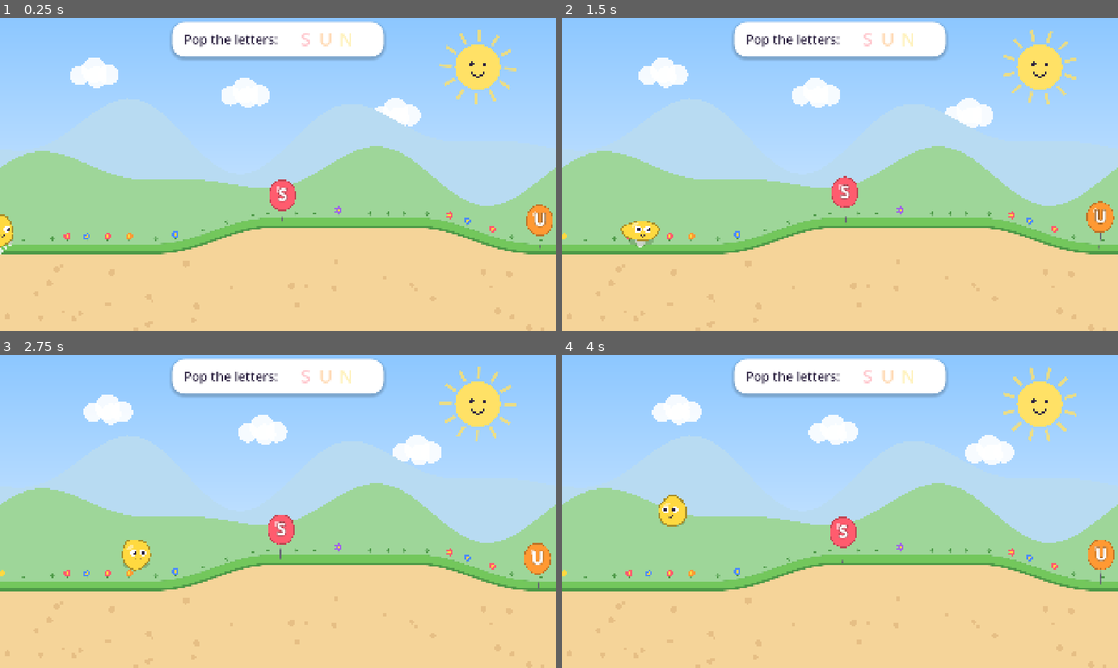
Above: before the commit, frames 1-4 (two rows, left to right).
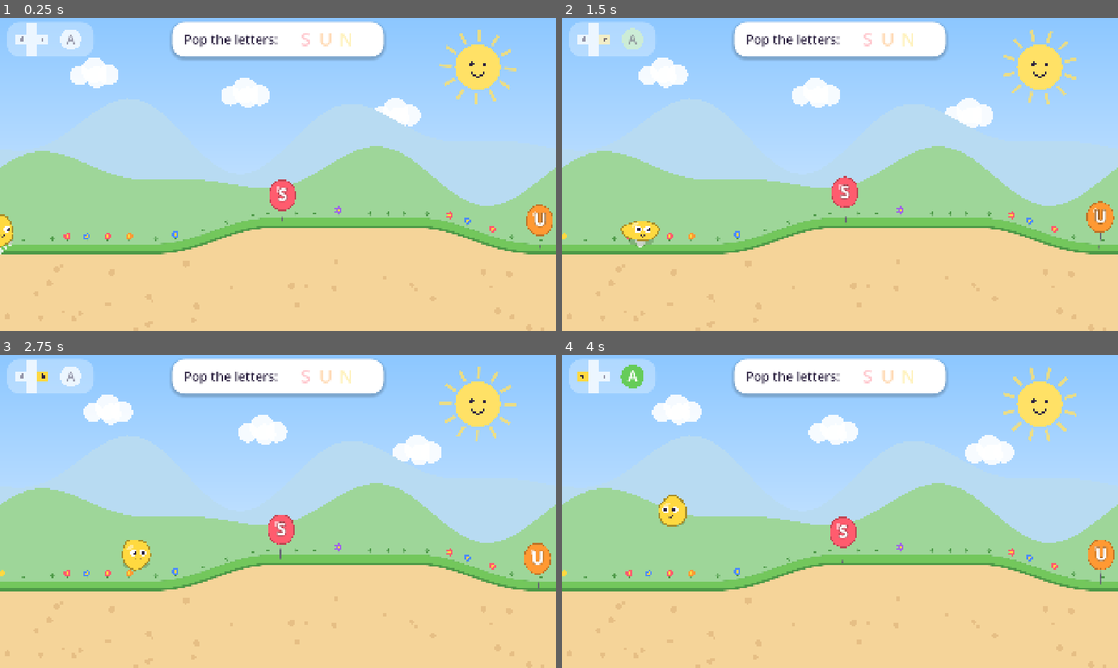
Above: after the commit, the same moments.

Repository: Teeohbee/paint-puddle
Game: Godot game, scene res://hills/hills_level.tscn
Two runs of this game, one before a commit and one after it. Both use one fixed random seed, a clock stepped at 60 frames per second and the inputs below. This scene is started directly instead of the project's main scene.
Inputs (mouse positions are in pixels of both pictures, inside the frame that each line leads up to):
- Up to frame 1 (0.25 s): no input
- Up to frame 2 (1.5 s): tap Enter (ui_accept) at 0.5, 0.77 s; move the mouse to (962, 158) at 0.52 s; hold Right (move_right) 0.53-1.25 s; hold Space (act) 0.53-1.25 s; click (962, 158) at 0.67 s; drag from (728, 190) to (1101, 218) at 1.27 s
- Up to frame 3 (2.75 s): move the mouse to (333, 442) at 2.02 s; hold Right (move_right) from 2.03 s (still down); hold G from 2.03 s (still down); click (333, 442) at 2.17 s; tap Space (act) at 2.3 s
- Up to frame 4 (4 s): release Right (move_right) at 2.75 s; release G at 2.75 s; drag from (812, 574) to (673, 464) at 2.77 s; move the mouse to (1006, 558) at 3.52 s; hold Left (move_left) from 3.53 s (still down); hold Space (act) from 3.53 s (still down); click (1006, 558) at 3.67 s; tap Enter (ui_accept) at 3.77 s

The runs differ from the first frame. In frame 1, 1.6% of the frame differs, in the area x 1-17%, y 1-13%; in frame 2, 1.6%; in frame 3, 1.6%; in frame 4, 1.6%.

Commit message:
feat: a soft controls reminder in the hills sky
A see-through D-pad and A button sit in the top-left corner, clear of the
word bar. Each part lights up while pressed (A goes green), so it shows
which thumb walks and which jumps.

Diff:
--- /dev/null
+++ b/hills/controls_hint.gd
@@ -0,0 +1,81 @@
+class_name ControlsHint
+extends Control
+## A soft reminder of the controls in the corner of the sky: the D-pad to
+## walk and the A button to jump. Each part lights up while it's pressed,
+## so it shows which thumb does what.
+
+const CARD_SIZE: Vector2 = Vector2(300, 120)
+const DPAD_CENTRE: Vector2 = Vector2(86, 60)
+const BUTTON_CENTRE: Vector2 = Vector2(220, 60)
+const ARM_LENGTH: float = 40.0
+const ARM_WIDTH: float = 34.0
+const BUTTON_RADIUS: float = 36.0
+const RESTING_COLOUR: Color = Color(1, 1, 1, 0.75)
+const ARROW_COLOUR: Color = Color(PaintColours.INK, 0.45)
+const FADE_SPEED: float = 3.0
+
+## How lit each part is, from 0 (resting) to 1 (pressed).
+var glow: Dictionary = {"left": 0.0, "right": 0.0, "jump": 0.0}
+var actions: Dictionary = {"left": "move_left", "right": "move_right", "jump": "act"}
+
+
+func _ready() -> void:
+	position = Vector2(24, 14)
+	size = CARD_SIZE
+	mouse_filter = Control.MOUSE_FILTER_IGNORE
+
+
+func _process(delta: float) -> void:
+	for part in glow:
+		if Input.is_action_pressed(actions[part]):
+			glow[part] = 1.0
+		else:
+			glow[part] = move_toward(glow[part], 0.0, FADE_SPEED * delta)
+	queue_redraw()
+
+
+func _draw() -> void:
+	var card: StyleBoxFlat = StyleBoxFlat.new()
+	card.bg_color = Color(1, 1, 1, 0.3)
+	card.set_corner_radius_all(44)
+	card.anti_aliasing = true
+	draw_style_box(card, Rect2(Vector2.ZERO, size))
+	draw_dpad()
+	draw_jump_button()
+
+
+func draw_dpad() -> void:
+	var arms: Dictionary = {"left": Vector2.LEFT, "right": Vector2.RIGHT, "up": Vector2.UP, "down": Vector2.DOWN}
+	# One shape for the whole cross, so see-through pieces don't overlap
+	var half_width: float = ARM_WIDTH / 2.0
+	var reach: float = half_width + ARM_LENGTH
+	var w: float = half_width
+	var cross: PackedVector2Array = PackedVector2Array()
+	for point in [Vector2(-w, -reach), Vector2(w, -reach), Vector2(w, -w), Vector2(reach, -w), Vector2(reach, w), Vector2(w, w),
+			Vector2(w, reach), Vector2(-w, reach), Vector2(-w, w), Vector2(-reach, w), Vector2(-reach, -w), Vector2(-w, -w)]:
+		cross.append(DPAD_CENTRE + point)
+	draw_colored_polygon(cross, RESTING_COLOUR)
+	for arm in arms:
+		var direction: Vector2 = arms[arm]
+		var lit: float = glow.get(arm, 0.0)
+		var arm_centre: Vector2 = DPAD_CENTRE + direction * (half_width + ARM_LENGTH / 2.0)
+		var arm_size: Vector2 = Vector2(ARM_LENGTH, ARM_WIDTH) if direction.y == 0.0 else Vector2(ARM_WIDTH, ARM_LENGTH)
+		if lit > 0.0:
+			draw_rect(Rect2(arm_centre - arm_size / 2.0, arm_size), Color(PaintColours.YELLOW, lit))
+		if arm == "up" or arm == "down":
+			continue
+		var tip: Vector2 = arm_centre + direction * (8.0 + lit * 3.0)
+		var side: Vector2 = direction.orthogonal() * 10.0
+		var back: Vector2 = tip - direction * 14.0
+		draw_colored_polygon(PackedVector2Array([tip, back + side, back - side]), ARROW_COLOUR.lerp(PaintColours.INK, lit))
+
+
+func draw_jump_button() -> void:
+	var lit: float = glow["jump"]
+	var radius: float = BUTTON_RADIUS * (1.0 + lit * 0.12)
+	draw_circle(BUTTON_CENTRE, radius, RESTING_COLOUR.lerp(PaintColours.GREEN, lit))
+	var letter_colour: Color = ARROW_COLOUR.lerp(Color.WHITE, lit)
+	var font: Font = get_theme_default_font()
+	var font_size: int = int(radius * 1.3)
+	var letter_size: Vector2 = font.get_string_size("A", HORIZONTAL_ALIGNMENT_LEFT, -1, font_size)
+	draw_string(font, BUTTON_CENTRE + Vector2(-letter_size.x / 2.0, font_size * 0.36), "A", HORIZONTAL_ALIGNMENT_LEFT, -1, font_size, letter_colour)
--- a/hills/hills_level.gd
+++ b/hills/hills_level.gd
@@ -14,6 +14,7 @@
 var ground: HillsGround
 var blob: HillsBlob
 var word_bar: WordBar
+var controls_hint: ControlsHint
 var effects_layer: Node2D
 var lowest_ground: float = 0.0
 var is_finished: bool = false
@@ -44,6 +45,8 @@
 	word_bar = WordBar.new()
 	hud.add_child(word_bar)
 	word_bar.set_word(level.word)
+	controls_hint = ControlsHint.new()
+	hud.add_child(controls_hint)
 	place_balloons()
 
 	var flag: RainbowFlag = RainbowFlag.new()
Not shown, added: hills/controls_hint.gd.uid
